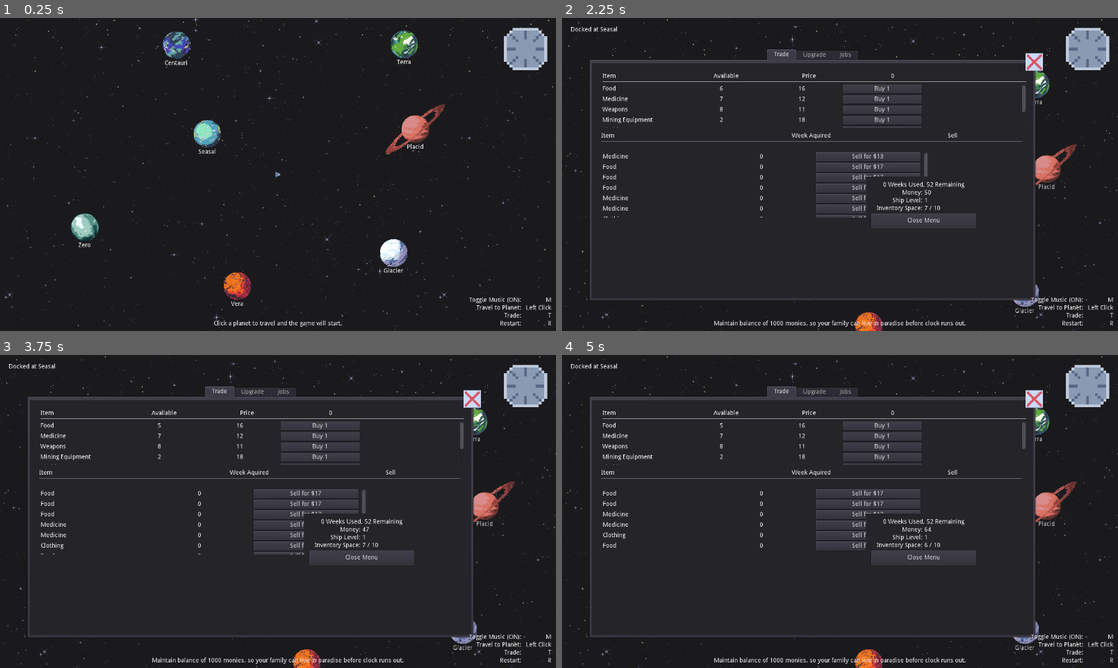
Above: before the commit, frames 1-4 (two rows, left to right).
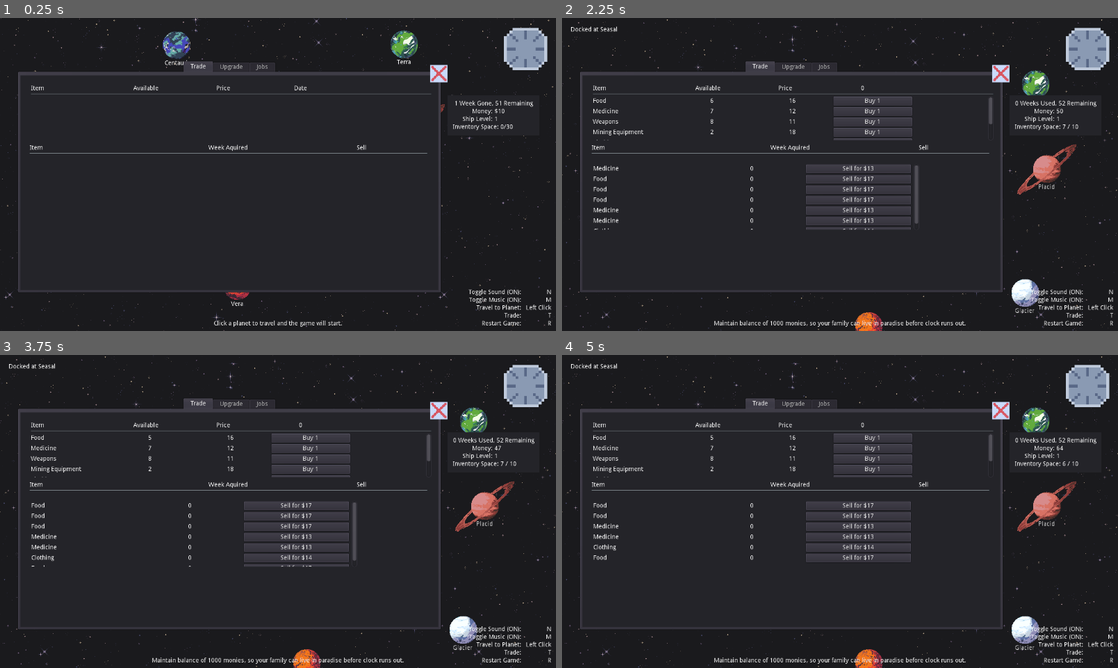
Above: after the commit, the same moments.

Repository: shadowhen/Star-Trader
Game: Godot game, scene res://World.tscn
Same seed, same stepped clock (60 frames per second), same inputs: the game is played once before the commit and once after it.
Inputs (mouse positions are in pixels of both pictures, inside the frame that each line leads up to):
- Up to frame 1 (0.25 s): no input
- Up to frame 2 (2.25 s): click (1001, 74) at 0.52 s; tap A at 1.25, 2 s; move the mouse to (767, 133) at 1.27 s; press the mouse at (767, 133) at 1.28 s; hold Right (ui_right) 1.28-2.03 s; tap N (toggle_sound, bound only after the commit) at 1.55, 2.1 s; move the mouse to (1017, 71) at 2.02 s; release the mouse at (1017, 71) at 2.03 s; hold Down (ui_down) from 2.03 s (still down)
- Up to frame 3 (3.75 s): click (455, 408) at 2.3 s; release Down (ui_down) at 2.75 s; click "Buy 1" at 2.75 s; click "Sell for $13" at 3.5 s
- Up to frame 4 (5 s): click "Sell for $17" at 4.25 s

The runs differ from the first frame. In frame 1, 5.5% of the frame differs, in the area x 3-100%, y 13-99%; in frame 2, 11%, in the area x 3-100%, y 10-99%; in frame 3, 11%; in frame 4, 10%.

Commit message:
added sounds and fixed trade ui

Diff:
--- a/Game.gd
+++ b/Game.gd
@@ -25,6 +25,7 @@
 
 func _ready():
 	MusicPlayer.start()
+	SoundPlayer.stop()
 
 	objective.text = "Click a planet to travel and the game will start."
 
@@ -53,8 +54,10 @@
 
 	if Input.is_action_just_pressed("restart"):
 		get_tree().reload_current_scene()
-	if Input.is_action_just_pressed("mute_music"):
-		MusicPlayer.toggle_music()
+	if Input.is_action_just_pressed("toggle_music"):
+		MusicPlayer.toggle()
+	if Input.is_action_just_pressed("toggle_sound"):
+		SoundPlayer.toggle()
 
 func _unhandled_input(event):
 	if event.is_action_pressed("trade") and game_state == GameState.DOCKED:
@@ -70,6 +73,8 @@
 
 	shared_ui.show()
 	shared_ui.update_info(planet)
+
+	SoundPlayer.play("dock")
 
 	var complete_jobs = []
 	for job in PlayerData.job_log:
--- a/Singletons/GlobalSignals.gd
+++ b/Singletons/GlobalSignals.gd
@@ -3,6 +3,7 @@
 signal annouce_state(message)
 signal annouce(message)
 signal toggle_music(playing)
+signal toggle_sound(playing)
 
 func annouce_state_message(message: String):
 	emit_signal("annouce_state", message)
--- a/World.tscn
+++ b/World.tscn
@@ -107,9 +107,111 @@
 [node name="GUI" type="CanvasLayer" parent="."]
 
 [node name="SharedUI" parent="GUI" instance=ExtResource( 3 )]
+anchor_left = 0.0
+anchor_top = 0.0
+anchor_right = 1.0
+anchor_bottom = 1.0
+margin_left = 43.0
+margin_top = 100.0
+margin_right = -267.0
+margin_bottom = -90.0
+
+[node name="Top" parent="GUI/SharedUI/Tabs/Trade/Buy" index="0"]
+margin_right = 922.0
+
+[node name="WindowLabel" parent="GUI/SharedUI/Tabs/Trade/Buy/Top" index="0"]
+margin_right = 174.0
+
+[node name="WindowLabel2" parent="GUI/SharedUI/Tabs/Trade/Buy/Top" index="1"]
+margin_left = 178.0
+margin_right = 352.0
+
+[node name="WindowLabel3" parent="GUI/SharedUI/Tabs/Trade/Buy/Top" index="2"]
+margin_left = 356.0
+margin_right = 530.0
+
+[node name="DateLabelTemp" parent="GUI/SharedUI/Tabs/Trade/Buy/Top" index="3"]
+margin_left = 534.0
+margin_right = 708.0
+
+[node name="Label" parent="GUI/SharedUI/Tabs/Trade/Buy/Top" index="4"]
+margin_left = 712.0
+margin_right = 922.0
+
+[node name="HSeparator" parent="GUI/SharedUI/Tabs/Trade/Buy" index="1"]
+margin_right = 922.0
+
+[node name="BuyList" parent="GUI/SharedUI/Tabs/Trade/Buy" index="2"]
+margin_right = 922.0
+
+[node name="VBoxContainer2" parent="GUI/SharedUI/Tabs/Trade/Sell" index="0"]
+margin_right = 916.0
+
+[node name="Row Labels" parent="GUI/SharedUI/Tabs/Trade/Sell/VBoxContainer2" index="0"]
+margin_right = 916.0
+
+[node name="WindowLabel" parent="GUI/SharedUI/Tabs/Trade/Sell/VBoxContainer2/Row Labels" index="0"]
+margin_right = 302.0
+
+[node name="WindowLabel3" parent="GUI/SharedUI/Tabs/Trade/Sell/VBoxContainer2/Row Labels" index="1"]
+margin_left = 306.0
+margin_right = 609.0
+
+[node name="WindowLabel10" parent="GUI/SharedUI/Tabs/Trade/Sell/VBoxContainer2/Row Labels" index="2"]
+margin_left = 613.0
+margin_right = 916.0
+
+[node name="HSeparator" parent="GUI/SharedUI/Tabs/Trade/Sell" index="1"]
+margin_right = 916.0
+
+[node name="ColorRect" parent="GUI/SharedUI/Tabs/Trade" index="3"]
+margin_left = 983.0
+margin_top = 46.0
+margin_right = 1195.0
+margin_bottom = 138.0
+
+[node name="VBoxContainer" parent="GUI/SharedUI/Tabs/Trade/ColorRect/Info" index="0"]
+margin_right = 189.0
+
+[node name="Time" parent="GUI/SharedUI/Tabs/Trade/ColorRect/Info/VBoxContainer" index="0"]
+margin_right = 189.0
+
+[node name="Label" parent="GUI/SharedUI/Tabs/Trade/ColorRect/Info/VBoxContainer/Time" index="0"]
+margin_right = 189.0
+
+[node name="Money" parent="GUI/SharedUI/Tabs/Trade/ColorRect/Info/VBoxContainer" index="1"]
+margin_right = 189.0
+
+[node name="WindowLabel" parent="GUI/SharedUI/Tabs/Trade/ColorRect/Info/VBoxContainer/Money" index="0"]
+margin_right = 92.0
+
+[node name="Label" parent="GUI/SharedUI/Tabs/Trade/ColorRect/Info/VBoxContainer/Money" index="1"]
+margin_left = 96.0
+margin_right = 189.0
+
+[node name="Ship Level" parent="GUI/SharedUI/Tabs/Trade/ColorRect/Info/VBoxContainer" index="2"]
+margin_right = 189.0
+
+[node name="WindowLabel" parent="GUI/SharedUI/Tabs/Trade/ColorRect/Info/VBoxContainer/Ship Level" index="0"]
+margin_right = 92.0
+
+[node name="Label" parent="GUI/SharedUI/Tabs/Trade/ColorRect/Info/VBoxContainer/Ship Level" index="1"]
+margin_left = 96.0
+margin_right = 189.0
+
+[node name="InventorySpace" parent="GUI/SharedUI/Tabs/Trade/ColorRect/Info/VBoxContainer" index="3"]
+margin_right = 189.0
+
+[node name="WindowLabel" parent="GUI/SharedUI/Tabs/Trade/ColorRect/Info/VBoxContainer/InventorySpace" index="0"]
+margin_right = 106.0
+
+[node name="Label" parent="GUI/SharedUI/Tabs/Trade/ColorRect/Info/VBoxContainer/InventorySpace" index="1"]
+margin_left = 110.0
+margin_right = 189.0
+
+[node name="Close" parent="GUI/SharedUI/Tabs/Trade/ColorRect/Info" index="1"]
 visible = false
-margin_left = -63.0
-margin_right = -63.0
+margin_right = 189.0
 
 [node name="Clock" parent="GUI" instance=ExtResource( 13 )]
 anchor_left = 1.0
@@ -159,6 +261,31 @@
 margin_bottom = -10.0
 alignment = 2
 
+[node name="ToggleSound" type="HBoxContainer" parent="GUI/VBoxContainer"]
+margin_top = 20.0
+margin_right = 198.0
+margin_bottom = 34.0
+
+[node name="Description" type="Label" parent="GUI/VBoxContainer/ToggleSound"]
+margin_right = 129.0
+margin_bottom = 14.0
+size_flags_horizontal = 3
+text = "Toggle Sound (ON):"
+align = 2
+script = ExtResource( 6 )
+global_signal_name = "toggle_sound"
+on_text = "Toggle Sound (ON):"
+off_text = "Toggle Sound (OFF):"
+
+[node name="Key" type="Label" parent="GUI/VBoxContainer/ToggleSound"]
+margin_left = 133.0
+margin_right = 198.0
+margin_bottom = 14.0
+size_flags_horizontal = 3
+size_flags_stretch_ratio = 0.5
+text = "N"
+align = 2
+
 [node name="ToggleMusic" type="HBoxContainer" parent="GUI/VBoxContainer"]
 margin_top = 38.0
 margin_right = 198.0
@@ -235,7 +362,7 @@
 margin_right = 129.0
 margin_bottom = 14.0
 size_flags_horizontal = 3
-text = "Restart:"
+text = "Restart Game:"
 align = 2
 
 [node name="Key" type="Label" parent="GUI/VBoxContainer/Restart"]
@@ -261,3 +388,5 @@
 [editable path="Planets/Planet5"]
 [editable path="Planets/Planet6"]
 [editable path="Planets/Planet7"]
+[editable path="GUI/SharedUI"]
+[editable path="GUI/SharedUI/Tabs/Trade"]
--- /dev/null
+++ b/default_bus_layout.tres
@@ -0,0 +1,9 @@
+[gd_resource type="AudioBusLayout" format=2]
+
+[resource]
+bus/1/name = "SoundEffects"
+bus/1/solo = false
+bus/1/mute = false
+bus/1/bypass_fx = false
+bus/1/volume_db = 0.0
+bus/1/send = "Master"
--- a/music/MusicPlayer.gd
+++ b/music/MusicPlayer.gd
@@ -21,7 +21,7 @@
 	GlobalSignals.emit_signal(GLOBAL_SIGNAL_NAME, false)
 
 
-func toggle_music():
+func toggle():
 	if music_player.playing:
 		stop()
 	else:
--- a/planets/Planet.gd
+++ b/planets/Planet.gd
@@ -14,6 +14,7 @@
 func _on_Planet_input_event(viewport, event, shape_idx):
 	if event.is_action_pressed("move"):
 		GlobalSignals.annouce_state_message("Traveling to %s" % planet_name)
+		SoundPlayer.play("travel")
 		emit_signal("click_move", global_position)
 
 func _on_Planet_body_entered(body):
--- a/project.godot
+++ b/project.godot
@@ -30,6 +30,7 @@
 PlayerData="*res://Singletons/PlayerData.gd"
 GlobalSignals="*res://Singletons/GlobalSignals.gd"
 MusicPlayer="*res://music/MusicPlayer.tscn"
+SoundPlayer="*res://sounds/SoundPlayer.tscn"
 
 [display]
 
@@ -83,9 +84,14 @@
 "events": [ Object(InputEventKey,"resource_local_to_scene":false,"resource_name":"","device":0,"alt":false,"shift":false,"control":false,"meta":false,"command":false,"pressed":false,"scancode":0,"physical_scancode":82,"unicode":0,"echo":false,"script":null)
  ]
 }
-mute_music={
+toggle_music={
 "deadzone": 0.5,
 "events": [ Object(InputEventKey,"resource_local_to_scene":false,"resource_name":"","device":0,"alt":false,"shift":false,"control":false,"meta":false,"command":false,"pressed":false,"scancode":0,"physical_scancode":77,"unicode":0,"echo":false,"script":null)
+ ]
+}
+toggle_sound={
+"deadzone": 0.5,
+"events": [ Object(InputEventKey,"resource_local_to_scene":false,"resource_name":"","device":0,"alt":false,"shift":false,"control":false,"meta":false,"command":false,"pressed":false,"scancode":0,"physical_scancode":78,"unicode":0,"echo":false,"script":null)
  ]
 }
 
--- /dev/null
+++ b/sounds/SoundPlayer.gd
@@ -0,0 +1,28 @@
+extends Node
+
+const GLOBAL_SIGNAL_NAME = "toggle_sound"
+
+onready var sound_player = $Player
+
+export(Dictionary) var sounds
+
+var playing_sounds = true
+
+func stop():
+	sound_player.stop()
+
+func play(sound_name : String):
+	if not playing_sounds:
+		return
+	if not sounds.has(sound_name):
+		printerr("%s cannot be played!" % sound_name)
+		return
+	sound_player.stream = sounds[sound_name]
+	sound_player.play()
+
+
+func toggle():
+	playing_sounds = not playing_sounds
+	var sound_effects = AudioServer.get_bus_index("SoundEffects")
+	AudioServer.set_bus_mute(sound_effects, not playing_sounds)
+	GlobalSignals.emit_signal(GLOBAL_SIGNAL_NAME, playing_sounds)
--- /dev/null
+++ b/sounds/SoundPlayer.tscn
@@ -0,0 +1,15 @@
+[gd_scene load_steps=4 format=2]
+
+[ext_resource path="res://sounds/SoundPlayer.gd" type="Script" id=1]
+[ext_resource path="res://sounds/travel.wav" type="AudioStream" id=2]
+[ext_resource path="res://sounds/dock.wav" type="AudioStream" id=3]
+
+[node name="SoundPlayer" type="Node"]
+script = ExtResource( 1 )
+sounds = {
+"dock": ExtResource( 3 ),
+"travel": ExtResource( 2 )
+}
+
+[node name="Player" type="AudioStreamPlayer" parent="."]
+bus = "SoundEffects"
Not shown, added: sounds/dock.wav.import
Not shown, added: sounds/travel.wav.import
Not shown, added: sounds/dock.wav
Not shown, added: sounds/travel.wav
